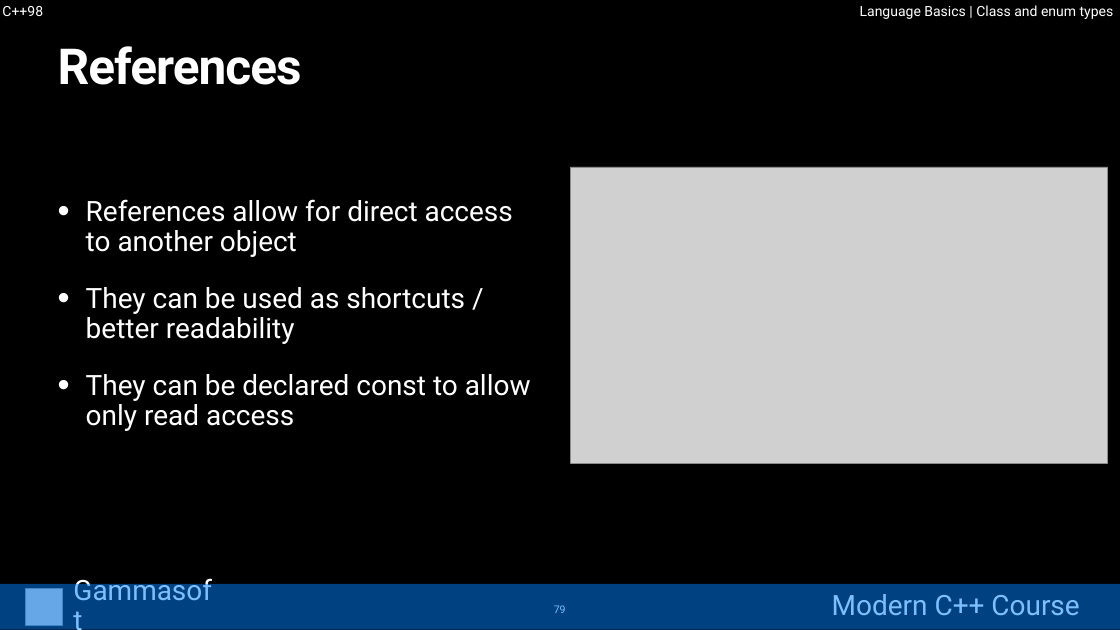
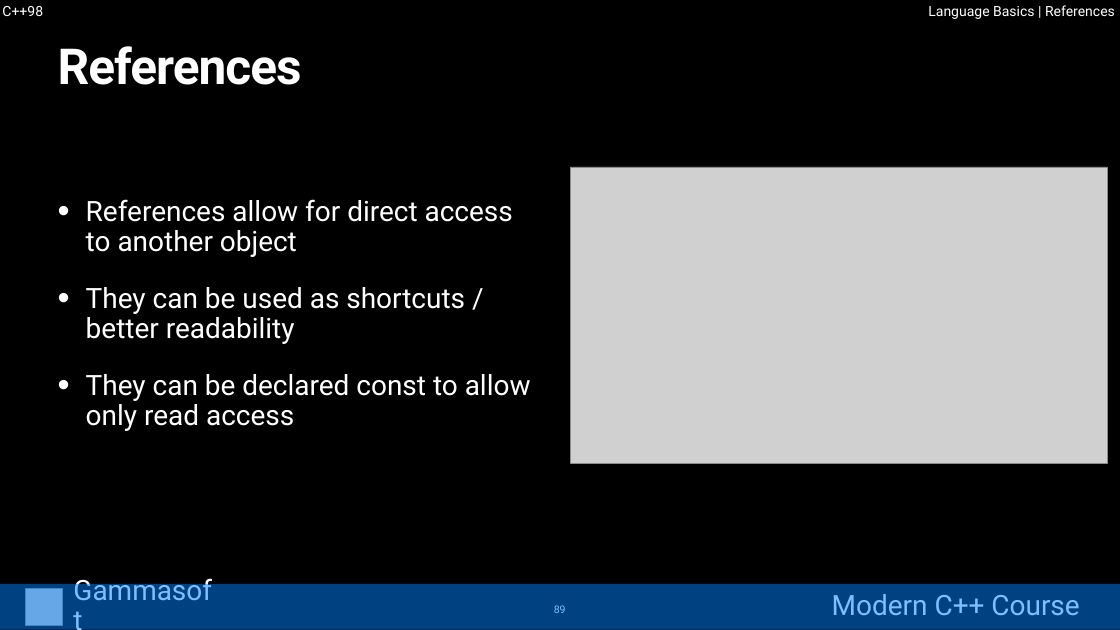
Before and after one commit to gammasoft71/cpp_modern_course, a slide deck: slide 89 of course/powerpoints/02_modern_cpp_course_language_basics.pptx (slide 79 before the commit). Drawn at 1120x630 pixels with LibreOffice and Linux fonts; fonts in the diff are those of the drawing; grey boxes stand for pictures. Boxes give left, top, right and bottom in pixels: in the first picture for what was removed or moved away, otherwise in the second. Text is boxed around its words. In the diff, an @@ line names an element or a change of style, - is before the commit and + after.

```diff
--- a/course/powerpoints/02_modern_cpp_course_language_basics.pptx
+++ b/course/powerpoints/02_modern_cpp_course_language_basics.pptx
@@ text at box(928, 5, 1115, 19): text changed @@
-Language Basics | Class and enum types
+Language Basics | References
@@ page number at box(554, 605, 566, 613): text changed @@
-79
+89
```
Also in this commit, not shown: 37 other slides changed, 38 slides added, 3 other files.
